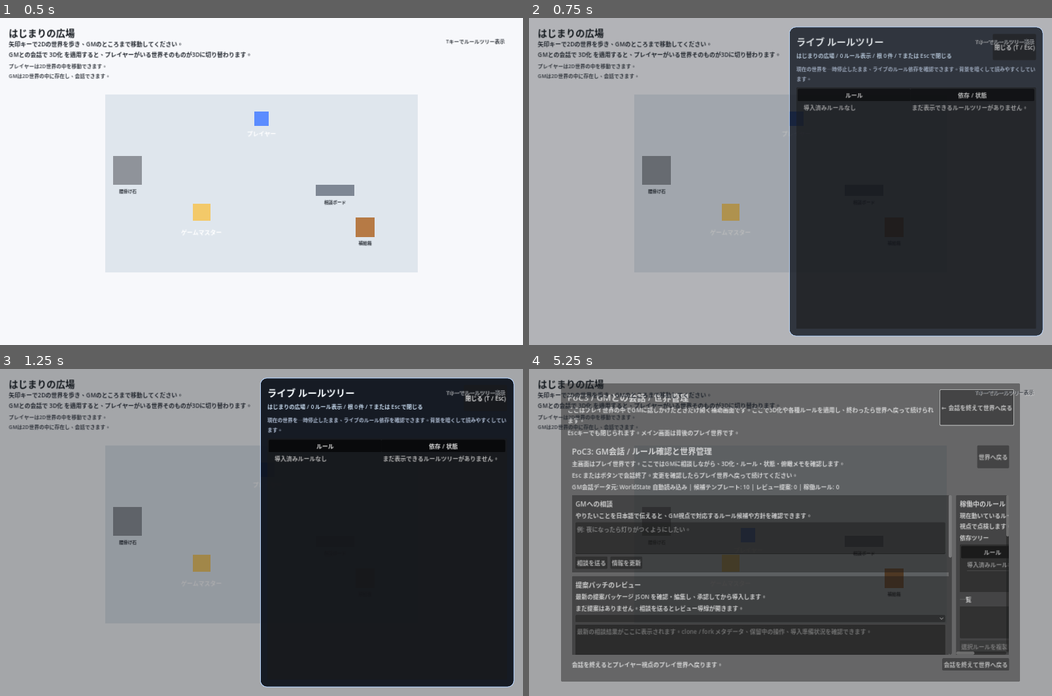
Above: before the commit, frames 1-4 (two rows, left to right).
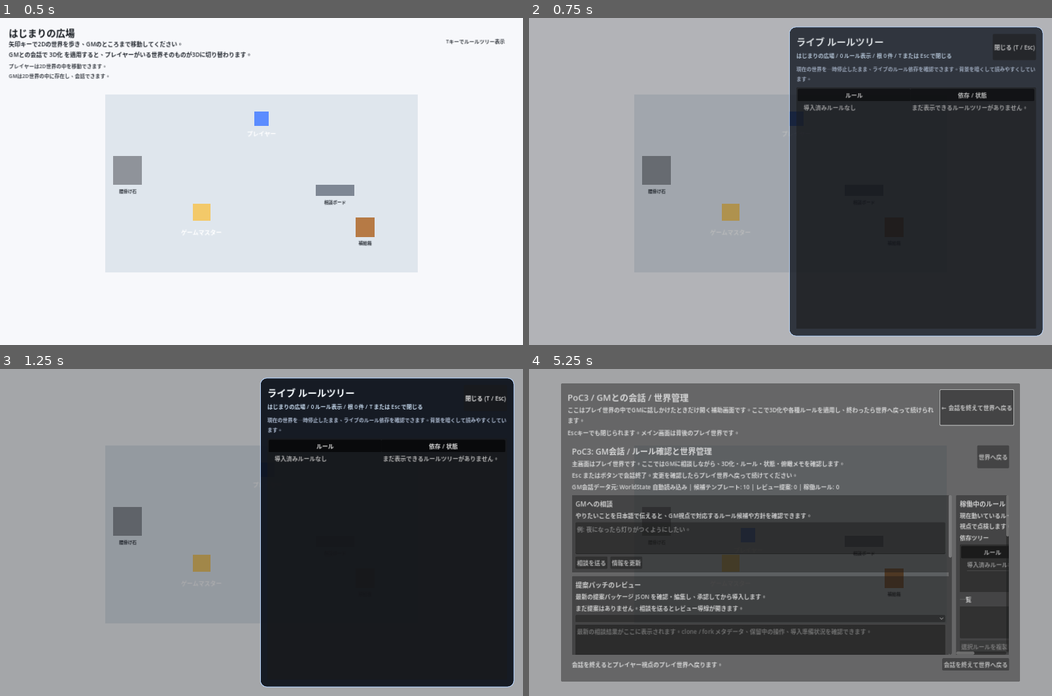
Above: after the commit, the same moments.

Repository: seeton/ai-world-rule-engine
Game: Godot game, scene res://scenes/Main.tscn
Two runs of this game, one before a commit and one after it. Both use one fixed random seed, a clock stepped at 60 frames per second and the inputs below.
Inputs (mouse positions are in pixels of both pictures, inside the frame that each line leads up to):
- Up to frame 1 (0.5 s): no input
- Up to frame 2 (0.75 s): tap Enter (ui_accept) at 0.5 s; move the mouse to (732, 210) at 0.52 s; hold Right (ui_right) from 0.53 s (still down); tap T at 0.6 s; click (732, 210) at 0.67 s
- Up to frame 3 (1.25 s): keep holding Right (ui_right); tap Enter (ui_accept) at 0.77 s
- Up to frame 4 (5.25 s): release Right (ui_right) at 1.25 s; click "閉じる (T / Esc)" at 1.25 s; tap Enter (ui_accept) at 2, 2.27, 3.5, 3.77, 4.25, 4.52 s; move the mouse to (685, 548) at 2.02 s; hold Down (ui_down) 2.03-2.78 s; tap E at 2.1, 3.6, 5.1 s; move the mouse to (842, 460) at 2.77 s; hold Right (ui_right) 2.78-3.53 s; tap T at 2.85, 4.35 s; move the mouse to (764, 597) at 3.52 s; hold Up (ui_up) 3.53-4.28 s; click (764, 597) at 3.67 s; move the mouse to (947, 581) at 4.27 s; hold Left (ui_left) from 4.28 s (still down); move the mouse to (633, 483) at 5.02 s

Frame 1 is identical in both runs. In frame 2, 1.5% of the frame differs, in the area x 1-97%, y 3-19%; in frame 3, 1.5%; in frame 4, 1.2%.

Commit message:
fix: hide world HUD under overlays
Hide the world HUD while GM and rule tree overlays are open so the plaza title and description do not bleed through the overlay UI.

Co-authored-by: Copilot <223556219+Copilot@users.noreply.github.com>

Diff:
--- a/godot-world/scripts/game/world_2d_scene.gd
+++ b/godot-world/scripts/game/world_2d_scene.gd
@@ -87,6 +87,7 @@
 func set_interaction_paused(paused: bool) -> void:
 	_interaction_paused = paused
 	player.set_physics_process(not paused)
+	_refresh_world_hud_visibility()
 
 
 func _setup_hud() -> void:
@@ -146,6 +147,15 @@
 	interaction_hint.visible = false
 	interaction_hint.modulate.a = 0.0
 	interaction_hint.text = _text("hint_near")
+	_refresh_world_hud_visibility()
+
+
+func _refresh_world_hud_visibility() -> void:
+	if _hud_layer != null:
+		_hud_layer.visible = not _interaction_paused
+	if _interaction_paused:
+		interaction_hint.visible = false
+		interaction_hint.modulate.a = 0.0
 
 
 func _get_world_snapshot() -> Dictionary:
--- a/godot-world/scripts/game/world_3d_scene.gd
+++ b/godot-world/scripts/game/world_3d_scene.gd
@@ -100,6 +100,7 @@
 func set_interaction_paused(paused: bool) -> void:
 	_interaction_paused = paused
 	player.set_physics_process(not paused)
+	_refresh_world_hud_visibility()
 
 
 func _setup_hud() -> void:
@@ -170,6 +171,12 @@
 	_interaction_hint.add_theme_constant_override("shadow_offset_y", 1)
 	_interaction_hint.mouse_filter = Control.MOUSE_FILTER_IGNORE
 	_hud_layer.add_child(_interaction_hint)
+	_refresh_world_hud_visibility()
+
+
+func _refresh_world_hud_visibility() -> void:
+	if _hud_layer != null:
+		_hud_layer.visible = not _interaction_paused
 
 
 func _get_world_snapshot() -> Dictionary:
